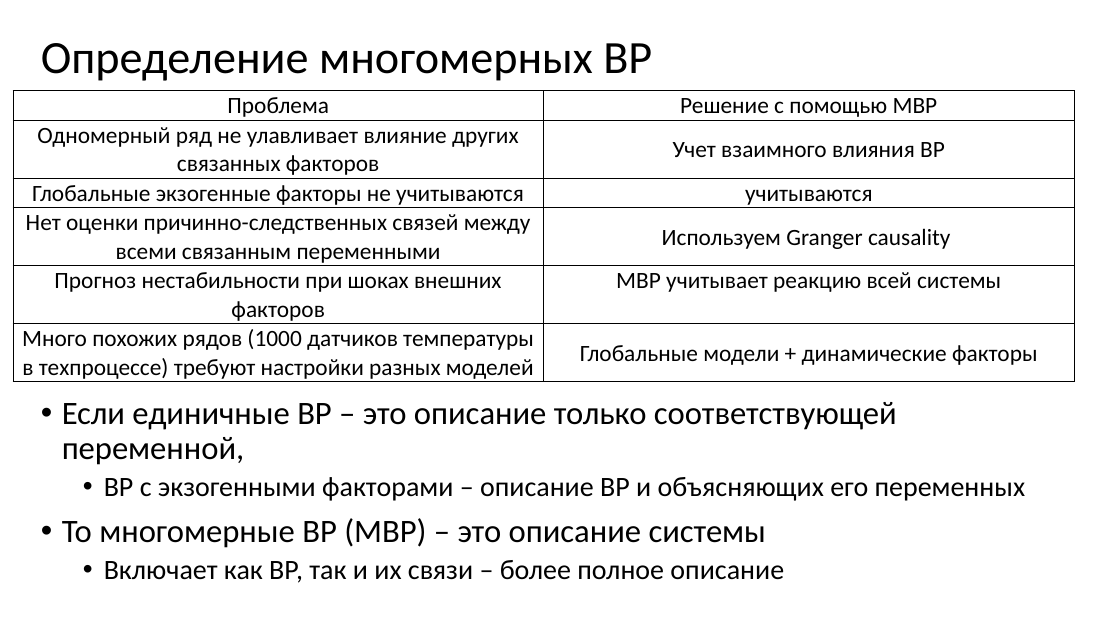
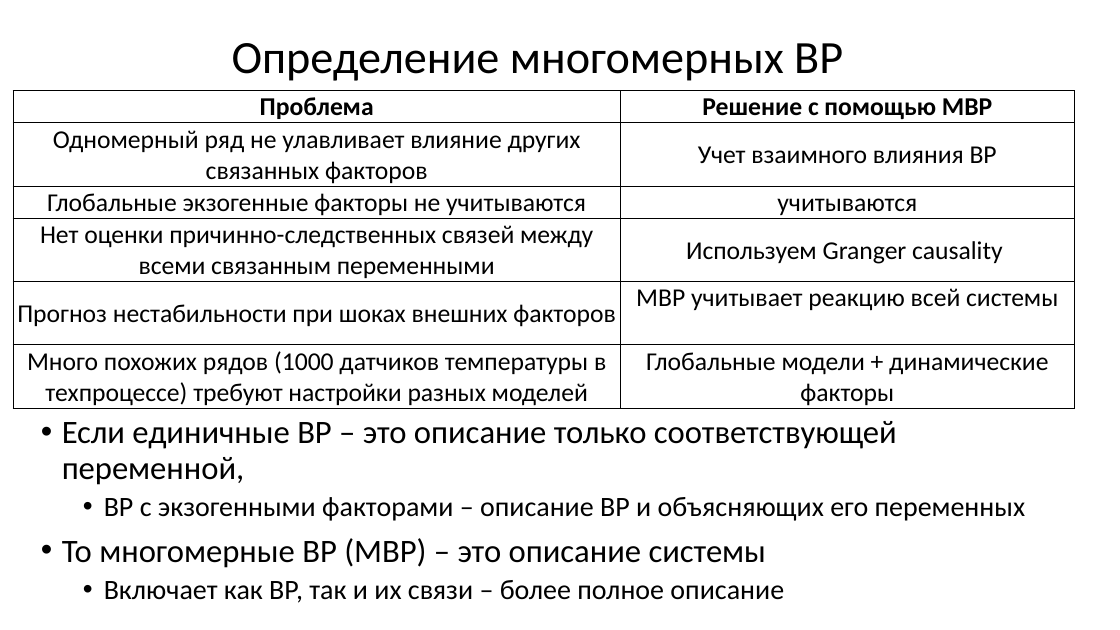
Before and after one commit to MVRonkin/TimeSeriesCourse, a slide deck: slide 4 of 2025/LEC/06-1 многомерные ВР.pptx. Drawn at 1120x630 pixels with LibreOffice and Linux fonts; fonts in the diff are those of the drawing. Boxes give left, top, right and bottom in pixels: in the first picture for what was removed or moved away, otherwise in the second. Text is boxed around its words. In the diff, an @@ line names an element or a change of style, - is before the commit and + after.

```diff
--- a/2025/LEC/06-1 многомерные ВР.pptx
+++ b/2025/LEC/06-1 многомерные ВР.pptx
@@ title "Определение многомерных ВР" at box(232, 43, 843, 81): alignment left to centre @@
@@ table at box(13, 91, 1075, 410) @@
@@ size 20 to 22 pt @@
@@ bold on in "Проблема", "Решение с помощью МВР" @@
@@ text "Если единичные ВР – это ...": place and size @@
-text "Если единичные ВР – это ..." at box(62, 402, 1025, 583)
+text "Если единичные ВР – это ..." at box(62, 421, 1025, 603)
```
Also in this commit, not shown: 3 other slides changed, 1 slide added, 12 other files.
